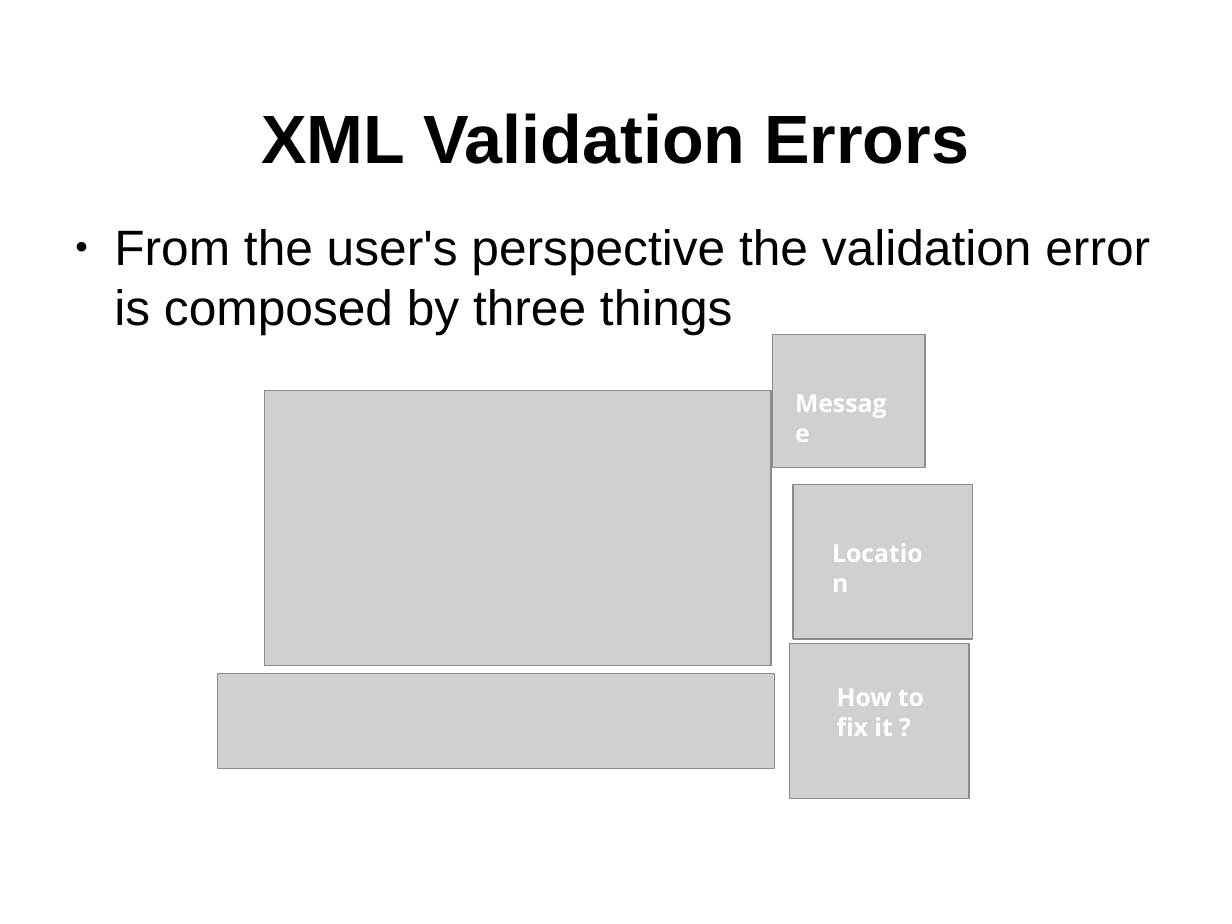
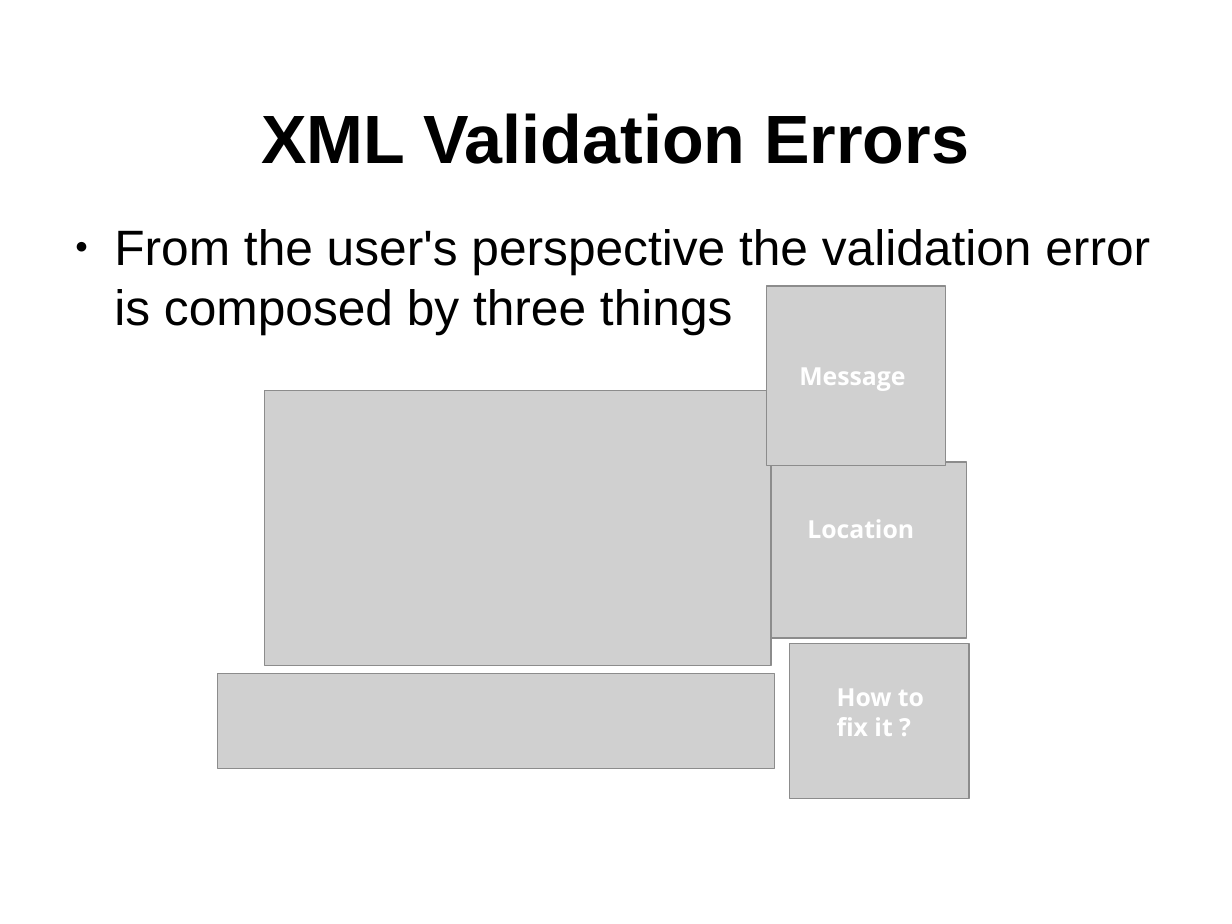
Before and after one commit to octavianN/Schematron-QuickFix-Language-Presentation, a slide deck: slide 4 of Final/SQF.odp. Drawn at 1232x924 pixels with LibreOffice and Linux fonts; fonts in the diff are those of the drawing; grey boxes stand for pictures; background and template pictures are left out. Boxes give left, top, right and bottom in pixels: in the first picture for what was removed or moved away, otherwise in the second. Text is boxed around its words. In the diff, an @@ line names an element or a change of style, - is before the commit and + after.

Commit message:
Regenerated SQF presentation PDF

```diff
--- a/Final/SQF.odp
+++ b/Final/SQF.odp
@@ picture: place and size @@
-picture at [773, 334, 926, 467]
+picture at [767, 286, 947, 466]
@@ text "Message" rewrapped from [785, 382, 909, 461] to [799, 368, 905, 391] @@
@@ picture: place and size @@
-picture at [794, 484, 973, 638]
+picture at [770, 462, 967, 637]
@@ text "Location" rewrapped from [822, 532, 945, 610] to [807, 520, 914, 538] @@
```
Also in this commit, not shown: 1 other file.
